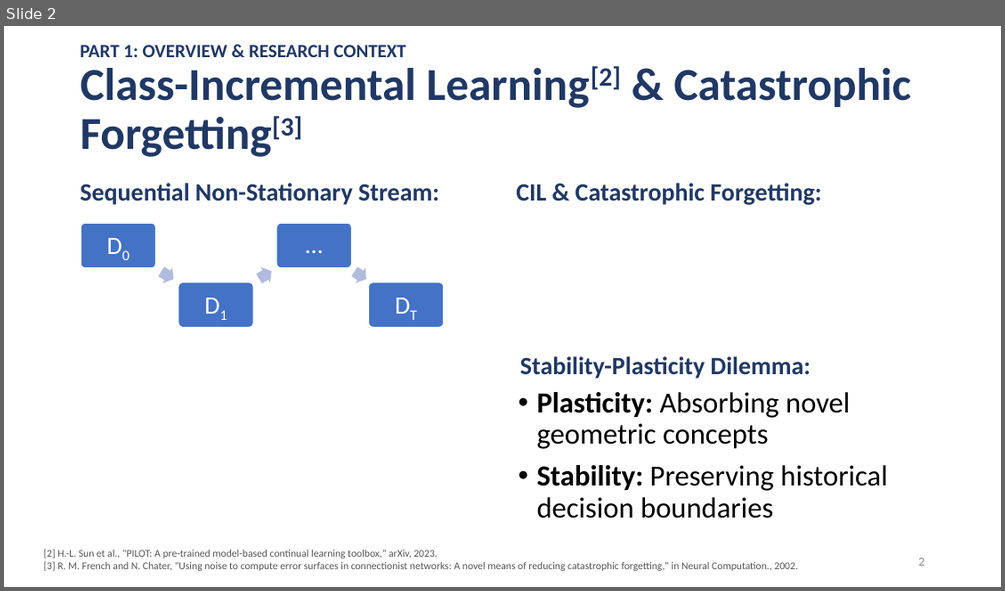
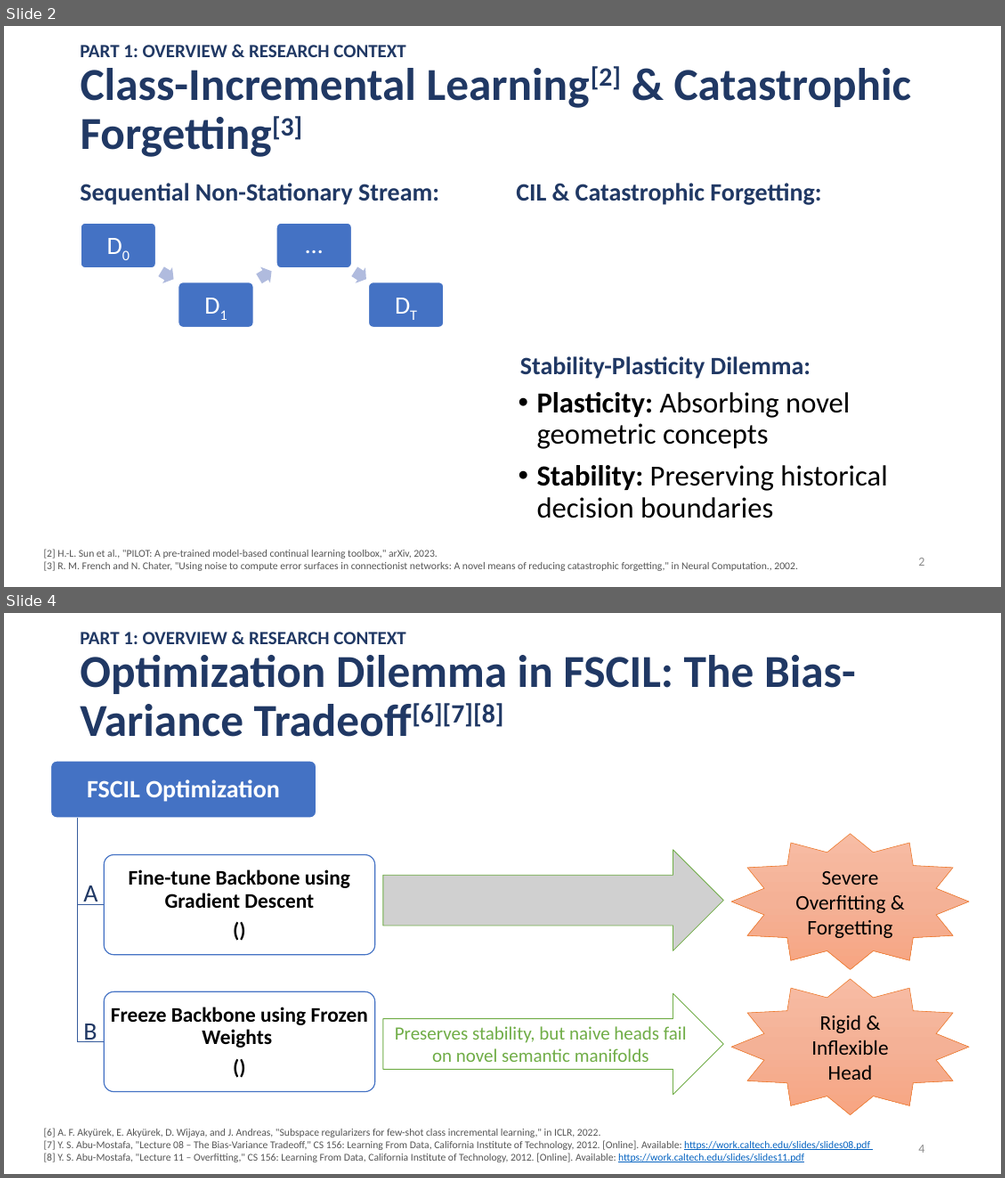
Before and after one commit to famevease/Intro2ML_Adopt-ML-paper, a slide deck: slides/presentation_v1.pptx. Shown one above the other, each under a label of ours: slide 2 before the commit, slides 2 and 4 after it; the slides between them are not shown. The pictures are 1005x591 and 1005x1178 pixels, drawn with LibreOffice and Linux fonts; fonts in the diff are those of the drawing; grey boxes stand for pictures. Boxes give left, top, right and bottom in pixels: in the first picture for what was removed or moved away, otherwise in the second. Text is boxed around its words. In the diff, an @@ line names an element or a change of style, - is before the commit and + after.

```diff
--- a/slides/presentation_v1.pptx
+++ b/slides/presentation_v1.pptx
@@ slide 4 added at <box>4,613,1001,1174</box>, background #FFFFFF @@
@@ text added at <box>80,632,406,644</box>, 18 pt, text #203864, bold @@
+PART 1: OVERVIEW & RESEARCH CONTEXT
@@ title added at <box>80,655,856,737</box>, 44 pt, text #203864, bold @@
+Optimization Dilemma in FSCIL: The Bias-Variance Tradeoff[6][7][8]
@@ picture added at <box>383,850,723,951</box> @@
@@ star added at <box>732,834,969,970</box>, fill gradient #F7BDA5 to #F5B196 to #F8A582, outline #ED7D31 0.5 pt, 20 pt, text #000000 @@
+Severe Overfitting & Forgetting
@@ text added at <box>83,885,97,905</box>, 24 pt, text #203864 @@
+A
@@ star added at <box>732,979,969,1115</box>, fill gradient #F7BDA5 to #F5B196 to #F8A582, outline #ED7D31 0.5 pt, 20 pt, text #000000 @@
+Rigid & Inflexible Head
@@ group added at <box>51,761,376,1092</box>: 3 rounded rectangles, 3 texts, 2 freeform shapes @@
+FSCIL Optimization
+Fine-tune Backbone using Gradient Descent
+()
+Freeze Backbone using Frozen Weights
+()
@@ right arrow added at <box>383,994,723,1094</box>, outline #70AD47 0.75 pt, 18 pt, text #70AD47 @@
+Preserves stability, but naive heads fail on novel semantic manifolds
@@ text added at <box>83,1023,97,1042</box>, 24 pt, text #203864 @@
+B
@@ text added at <box>44,1127,870,1162</box>, 10 pt, text #555555 @@
+[6] A. F. Akyürek, E. Akyürek, D. Wijaya, and J. Andreas, "Subspace regularizers for few-shot class incremental learning," in ICLR, 2022.
+[7] Y. S. Abu-Mostafa, "Lecture 08 – The Bias-Variance Tradeoff," CS 156: Learning From Data, California Institute of Technology, 2012. [Online]. Available: https://work.caltech.edu/slides/slides08.pdf
+[8] Y. S. Abu-Mostafa, "Lecture 11 – Overfitting," CS 156: Learning From Data, California Institute of Technology, 2012. [Online]. Available: https://work.caltech.edu/slides/slides11.pdf
@@ page number added at <box>918,1144,924,1152</box>, 12 pt, text #8C8C8C @@
+4
```
Also in this commit, not shown: 1 slide changed, 1 other slide added, 1 other file.
